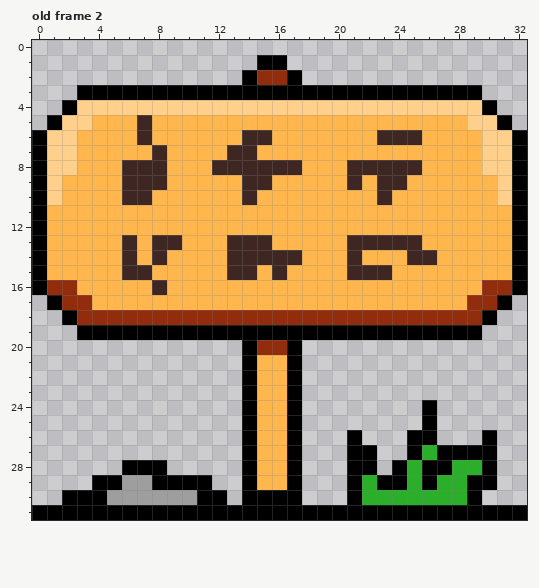
Pixel-art file, stored at letrero.ase. The first picture shows the starting point.
33x32 pixels, 2 frames. Shown: old frame 2. The commit also changed other frames, which this record leaves out.
After the commit:
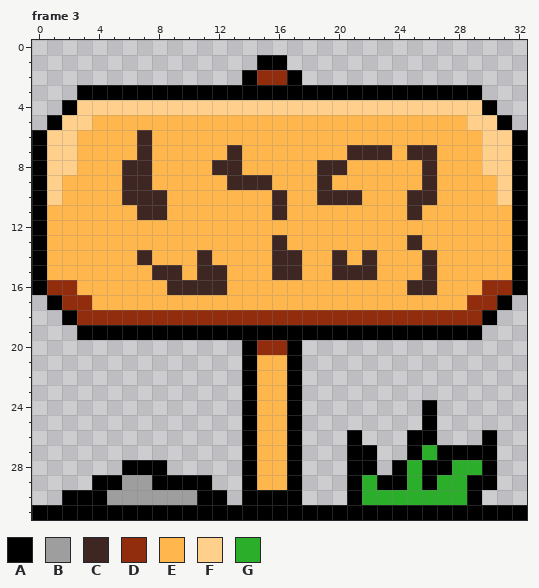
Palette (. is transparent): A #000000  B #9e9e9e  C #3e2723  D #912c0d  E #ffb74d  F #ffd08b  G #2baf2b
A new or re-ordered frame is compared with the old frame closest to it.
Changes in this commit:
frames 2 -> 5
--- frame 3 is new; against old frame 2
@@ x 0..32 @@
  4 ..AFFFFFFFFFFFFFFFFFFFFFFFFFFFA..
- 5 .AFFEEECEEEEEEEEEEEEEEEEEEEEEFFA.
- 6 AFFEEEECEEEEEECCEEEEEEECCCEEEEFFA
- 7 AFFEEEEECEEEECCEEEEEEEEEEEEEEEFFA
- 8 AFFEEECCCEEECCCCCCEEECCCCCEEEEFFA
- 9 AFEEEECCCEEEEECCEEEEECECCEEEEEEFA
-10 AFEEEECCEEEEEECEEEEEEEECEEEEEEEFA
-11 AEEEEEEEEEEEEEEEEEEEEEEEEEEEEEEEA
+ 5 .AFFEEEEEEEEEEEEEEEEEEEEEEEEEFFA.
+ 6 AFFEEEECEEEEEEEEEEEEEEEEEEEEEEFFA
+ 7 AFFEEEECEEEEECEEEEEEECCCECCEEEFFA
+ 8 AFFEEECCEEEECCEEEEECCEEEEECEEEFFA
+ 9 AFEEEECCEEEEECCCEEECEEEEEECEEEEFA
+10 AFEEEECCCEEEEEEECEECCCEEECCEEEEFA
+11 AEEEEEECCEEEEEEECEEEEEEEECEEEEEEA
 12 AEEEEEEEEEEEEEEEEEEEEEEEEEEEEEEEA
-13 AEEEEECECCEEECCCEEEEECCCCCEEEEEEA
-14 AEEEEECECEEEECCCCCEEECEEECCEEEEEA
-15 AEEEEECCEEEEECCECEEEECCCEEEEEEEEA
-16 ADDEEEEECEEEEEEEEEEEEEEEEEEEEEDDA
+13 AEEEEEEEEEEEEEEECEEEEEEEECEEEEEEA
+14 AEEEEEECEEECEEEECCEECECEEECEEEEEA
+15 AEEEEEEECCECCEEECCEECCCEEECEEEEEA
+16 ADDEEEEEECCCCEEEEEEEEEEEECCEEEDDA
 17 .ADDEEEEEEEEEEEEEEEEEEEEEEEEEDDA.
Changed places in both pictures, as pixel boxes (x1, y1, x2, y2):
changed: (122, 115, 437, 295)
